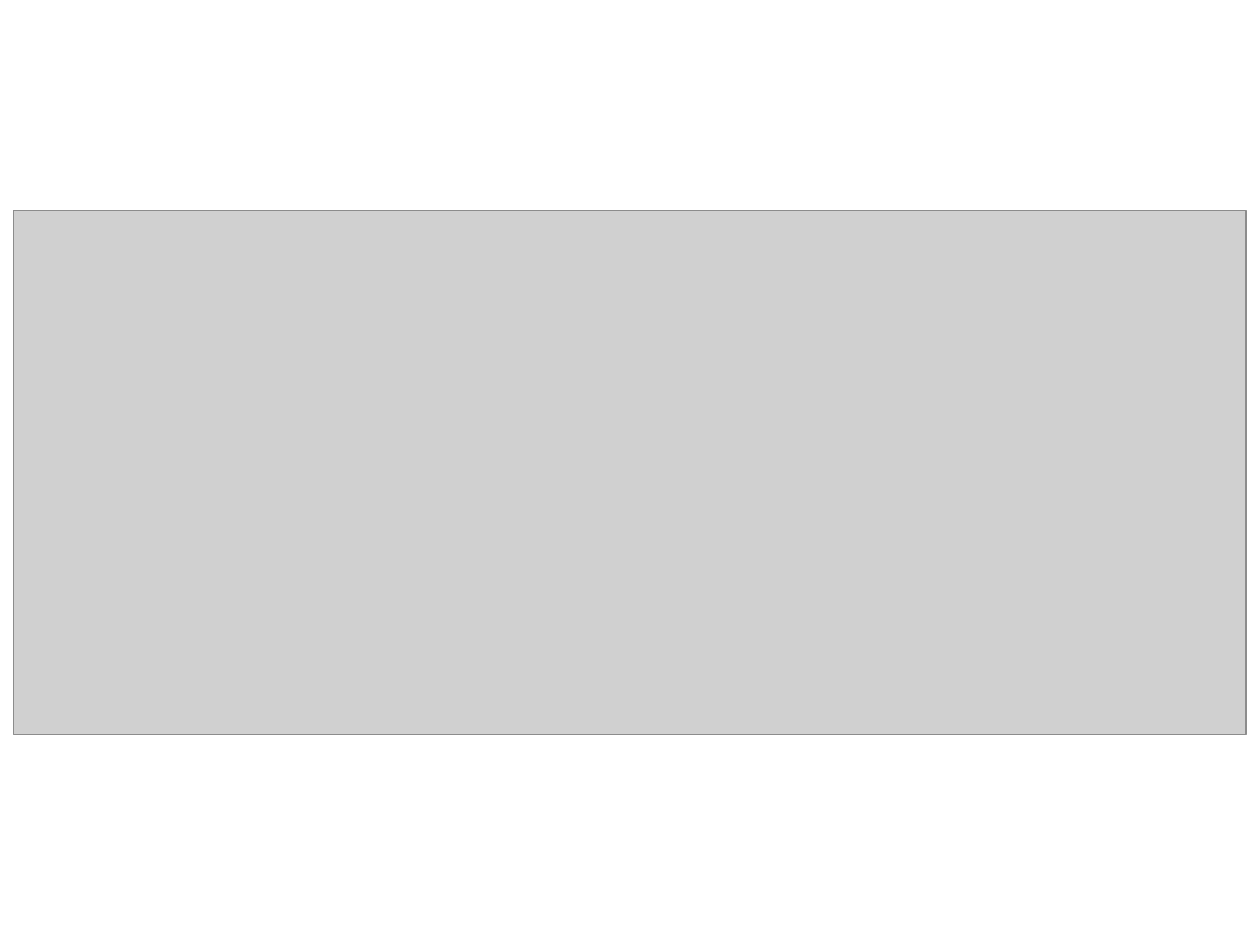
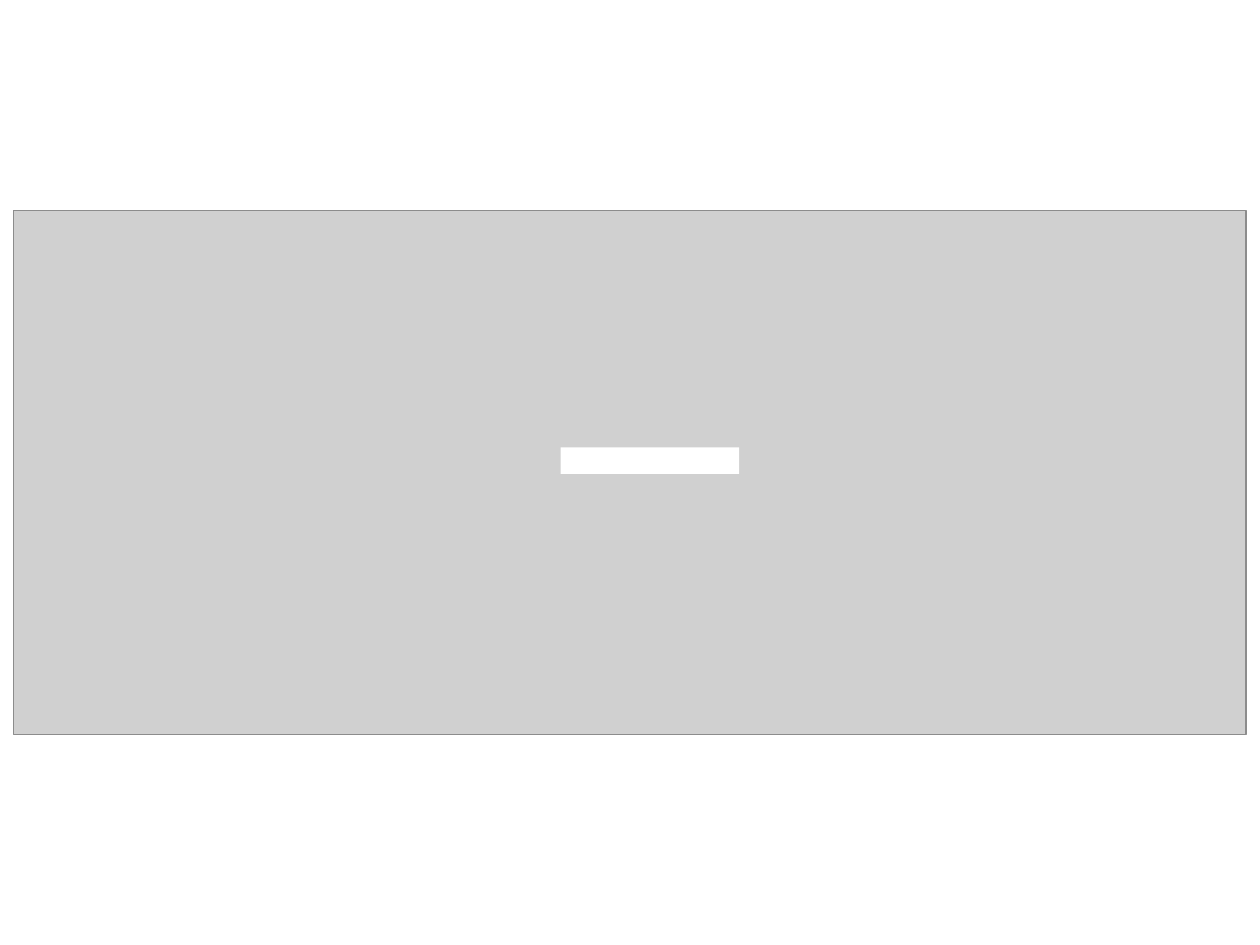
Before and after one commit to answeredbyablemind/answeredbyablemind.github.io, a slide deck: slide 7 of pics/2022-01-14-sampling_CT_to_DT/pics.pptx (slide 6 before the commit). Drawn at 1260x945 pixels with LibreOffice and Linux fonts; fonts in the diff are those of the drawing; grey boxes stand for pictures. Boxes give left, top, right and bottom in pixels: in the first picture for what was removed or moved away, otherwise in the second. Text is boxed around its words. In the diff, an @@ line names an element or a change of style, - is before the commit and + after.

```diff
--- a/pics/2022-01-14-sampling_CT_to_DT/pics.pptx
+++ b/pics/2022-01-14-sampling_CT_to_DT/pics.pptx
@@ rectangle added at bbox=[561, 447, 740, 474], fill #FFFFFF @@
```
Also in this commit, not shown: 2 slides added, 8 other files.
